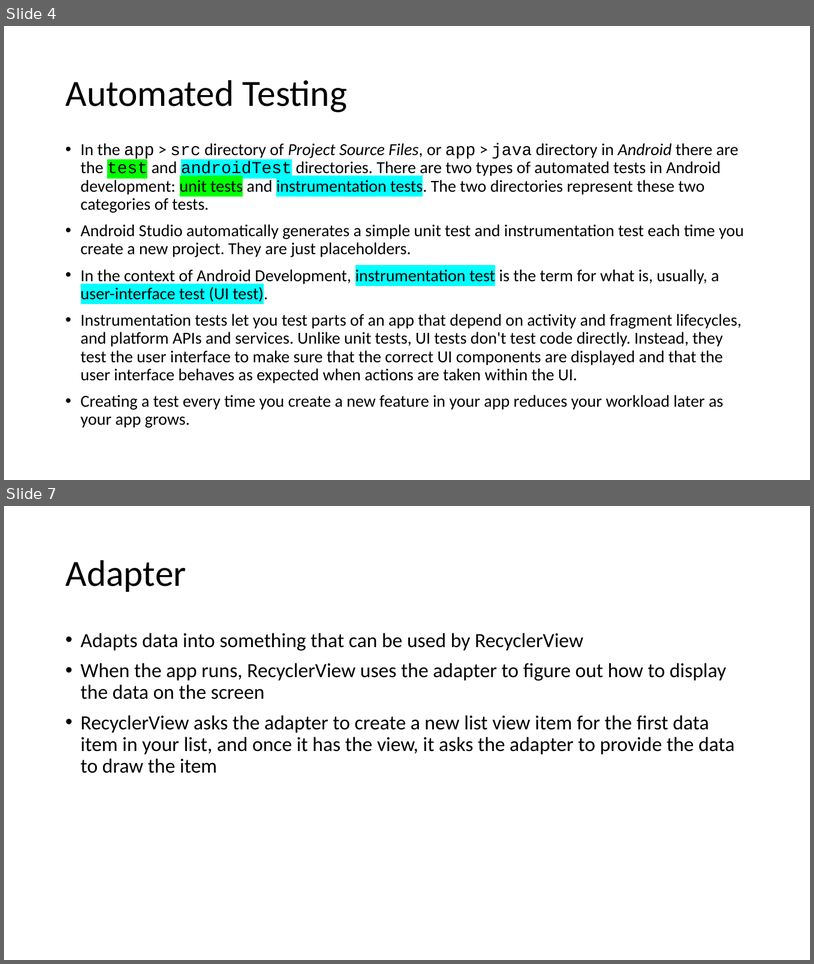
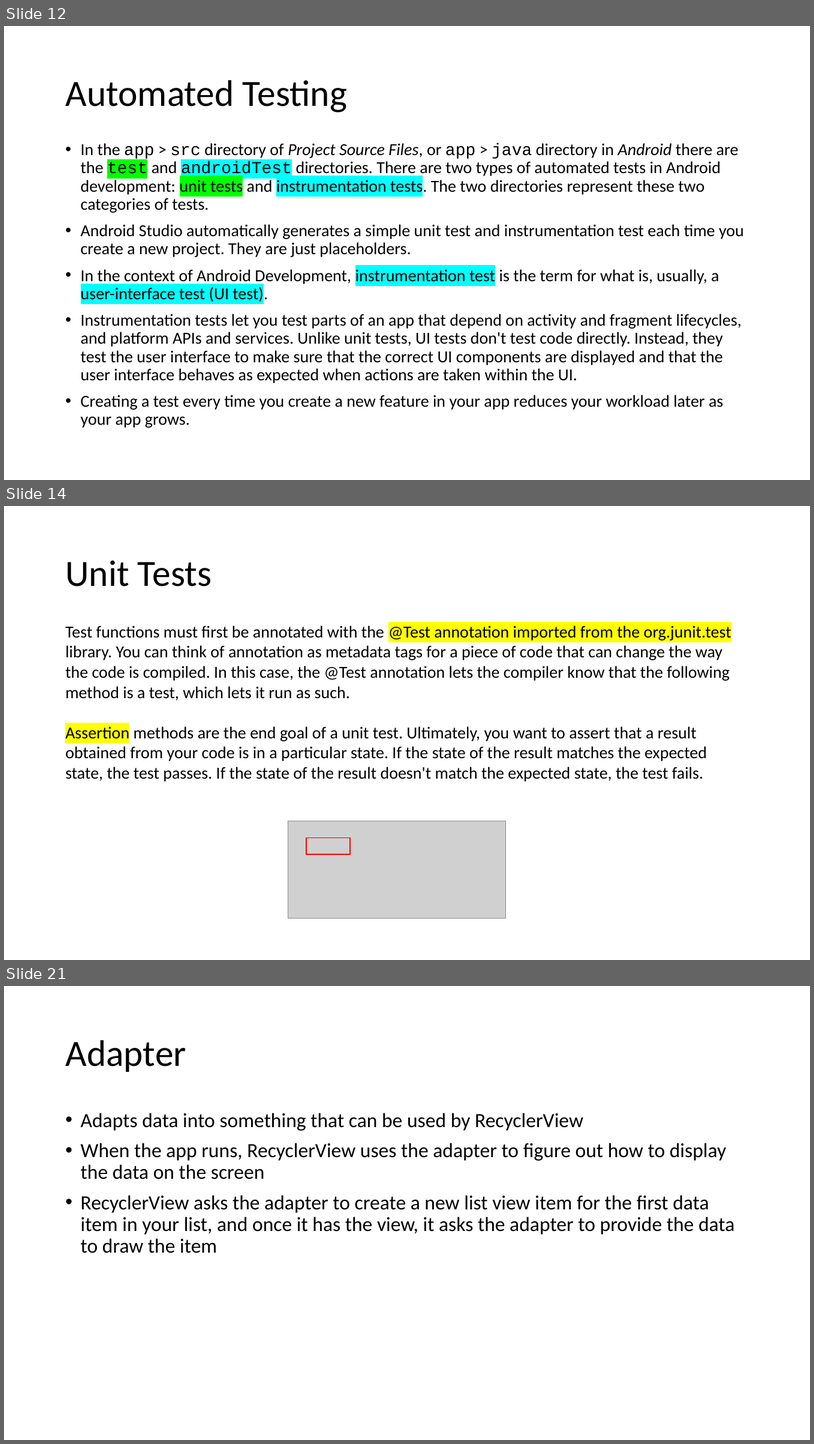
Before and after one commit to joellecorliss/Associate-Android-Developer, a slide deck: Android Basics in Kotlin.pptx. Shown one above the other, each under a label of ours: slides 4 and 7 before the commit, slides 12, 14 and 21 after it; the slides between them are not shown. The pictures are 814x964 and 814x1444 pixels, drawn with LibreOffice and Linux fonts; fonts in the diff are those of the drawing; grey boxes stand for pictures. Boxes give left, top, right and bottom in pixels: in the first picture for what was removed or moved away, otherwise in the second. Text is boxed around its words. In the diff, an @@ line names an element or a change of style, - is before the commit and + after.

```diff
--- a/Android Basics in Kotlin.pptx
+++ b/Android Basics in Kotlin.pptx
@@ slide 14 added at box(4, 506, 810, 960), background #FFFFFF @@
@@ title added at box(65, 560, 212, 586), 44 pt, text #000000 @@
+Unit Tests
@@ text added at box(65, 625, 732, 781), 20 pt, text #000000 @@
+Test functions must first be annotated with the @Test annotation imported from the org.junit.test library. You can think of annotation as metadata tags for a piece of code that can change the way the code is compiled. In this case, the @Test annotation lets the compiler know that the following method is a test, which lets it run as such.
+Assertion methods are the end goal of a unit test. Ultimately, you want to assert that a result obtained from your code is in a particular state. If the state of the result matches the expected state, the test passes. If the state of the result doesn't match the expected state, the test fails.
@@ picture added at box(288, 821, 506, 918) @@
@@ rectangle added at box(306, 838, 350, 854), outline #FF0000 1 pt @@
@@ what was slide 4 is now slide 12 @@
@@ what was slide 7 is now slide 21 @@
```
Also in this commit, not shown: 3 slides changed, 14 other slides added.
